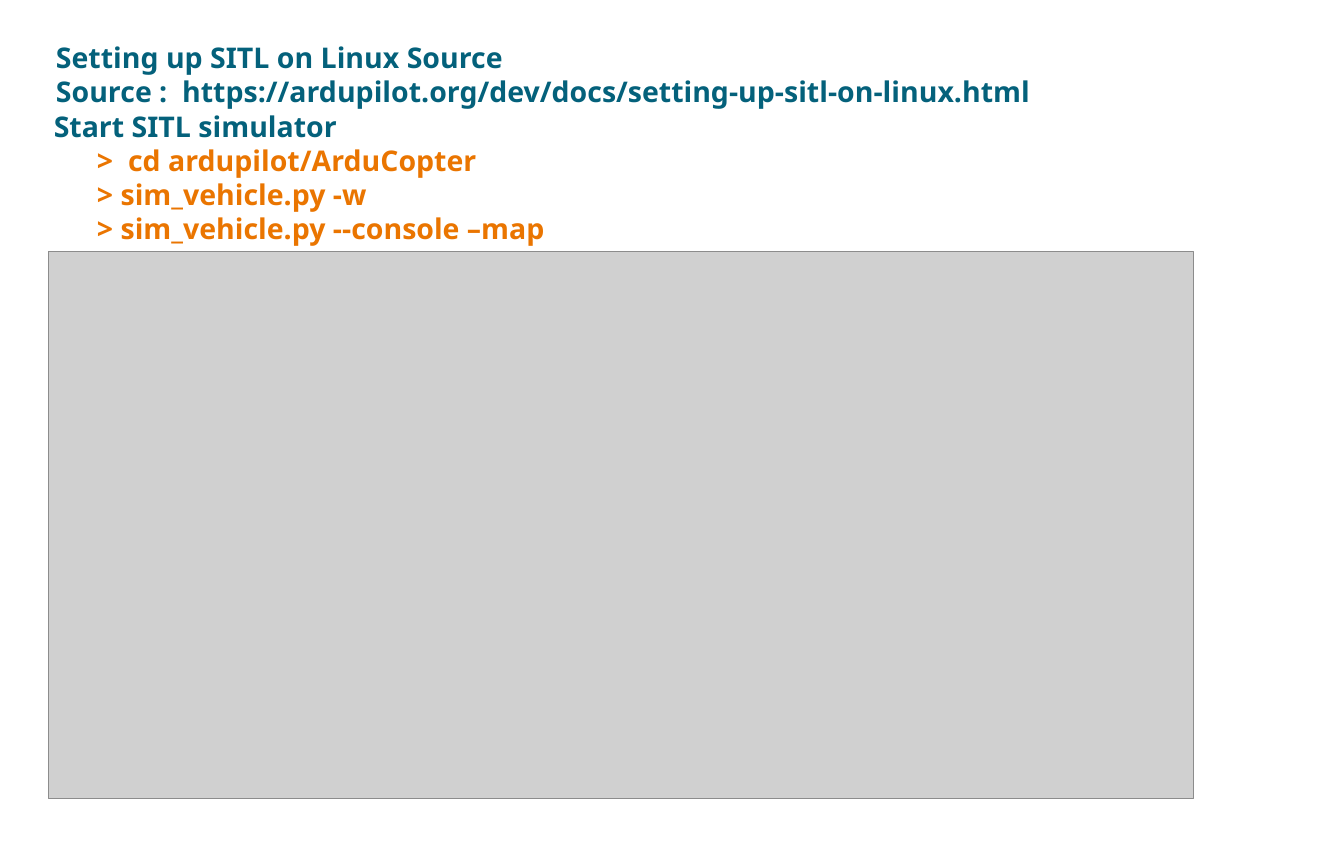
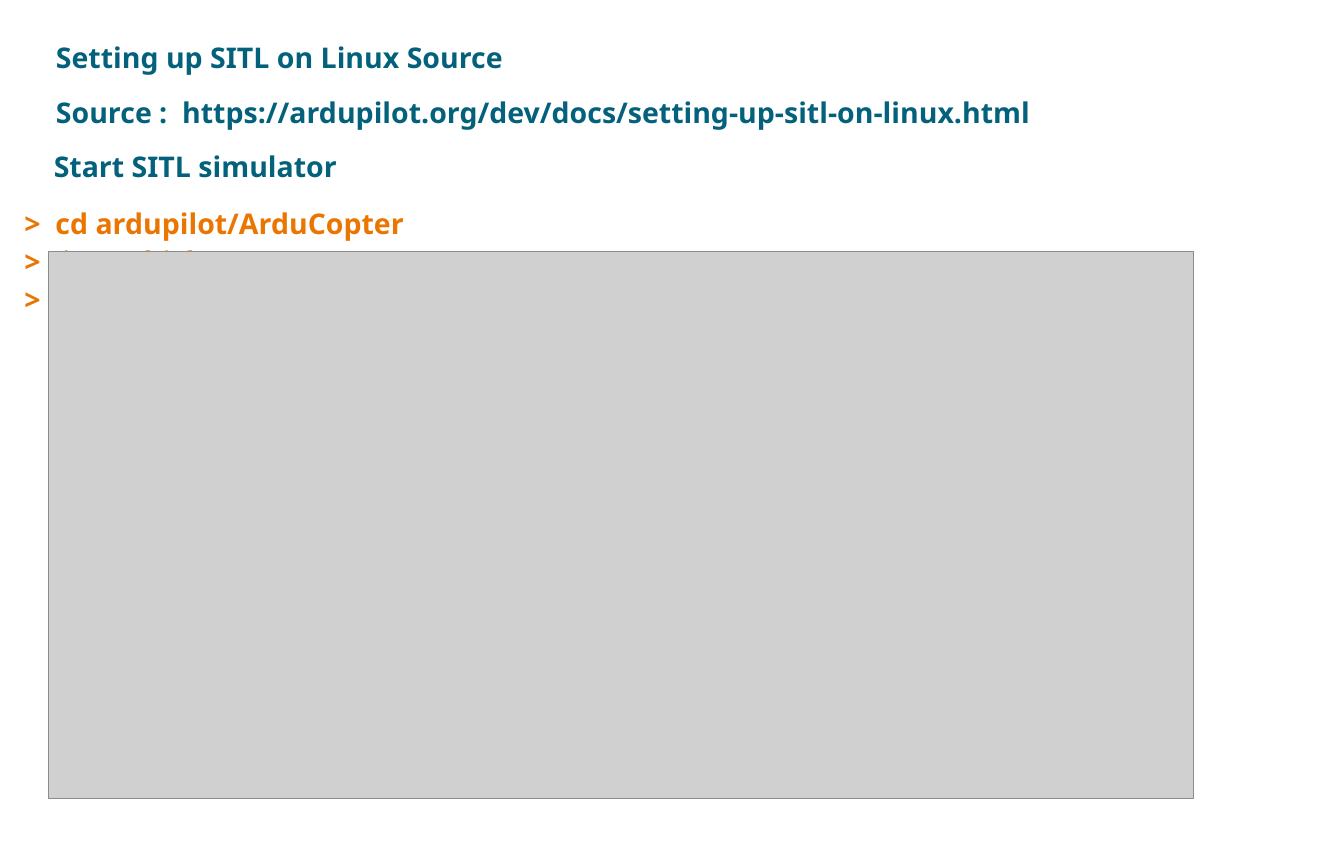
Before and after one commit to KishanBillava/DroneProjects, a slide deck: slide 4 of ArdupilotSITL/GA_PPT.odp. Drawn at 1344x847 pixels with LibreOffice and Linux fonts; fonts in the diff are those of the drawing; grey boxes stand for pictures; background and template pictures are left out. Boxes give left, top, right and bottom in pixels: in the first picture for what was removed or moved away, otherwise in the second. Text is boxed around its words. In the diff, an @@ line names an element or a change of style, - is before the commit and + after.

```diff
--- a/ArdupilotSITL/GA_PPT.odp
+++ b/ArdupilotSITL/GA_PPT.odp
@@ subtitle "Setting up SITL on Linux ..." at (x1=48, y1=46, x2=1030, y2=318): more space between paragraphs; bullet • to none; line spacing 1 to 0.9 @@
```
Also in this commit, not shown: 8 other slides changed, 1 other file.
